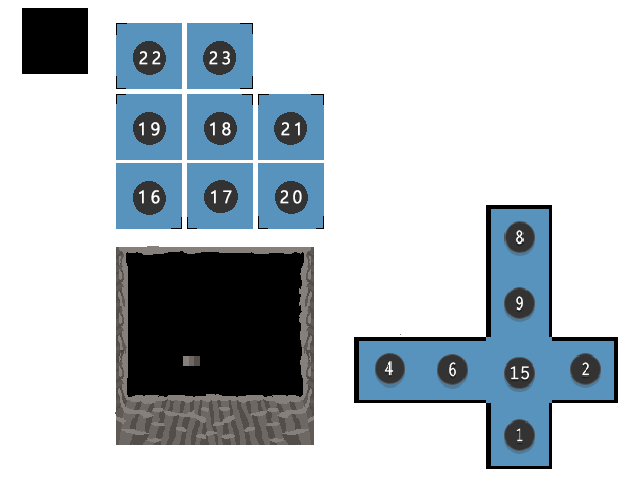
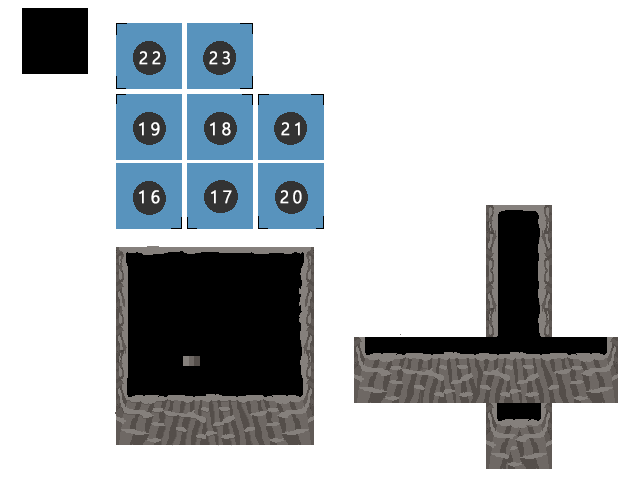
Layer changes from the first 640 × 480 image to the second:
hid group "Cobrinha" (7 layers) over <box>354,205,618,469</box>
removed layer "Layer 7" over <box>121,337,401,445</box>
added layer "Layer 12" (darken, 13%) above "Layer 11" over <box>121,400,253,446</box>
added layer "Layer 11" over <box>121,205,618,469</box>
